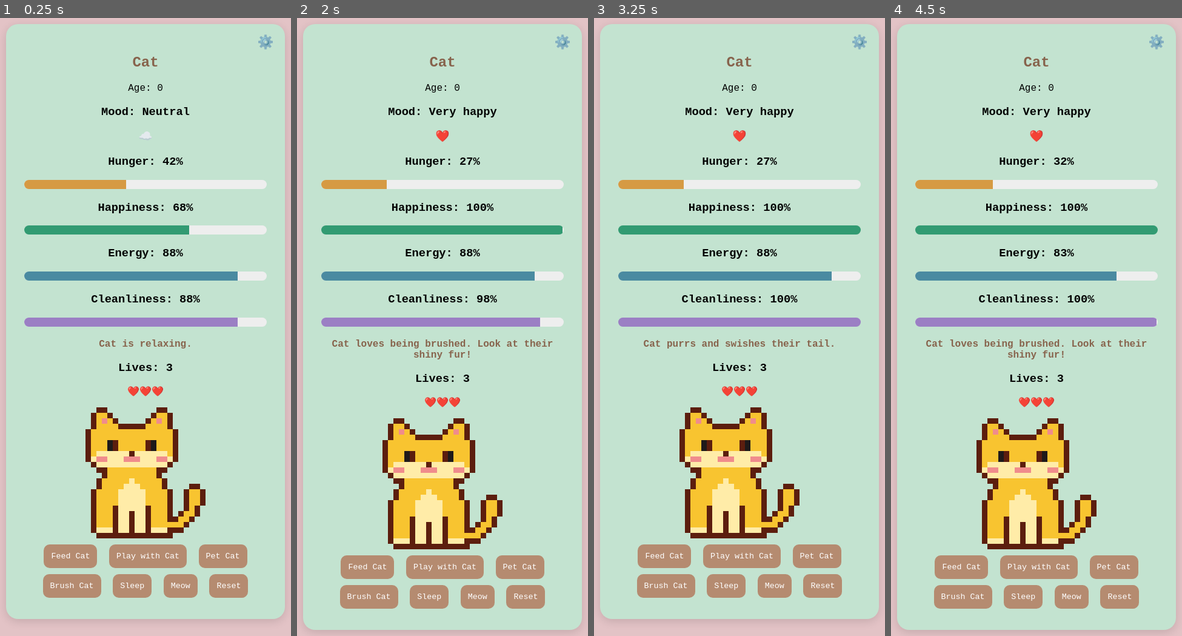
Above: before the commit, frames 1-4 (left to right).
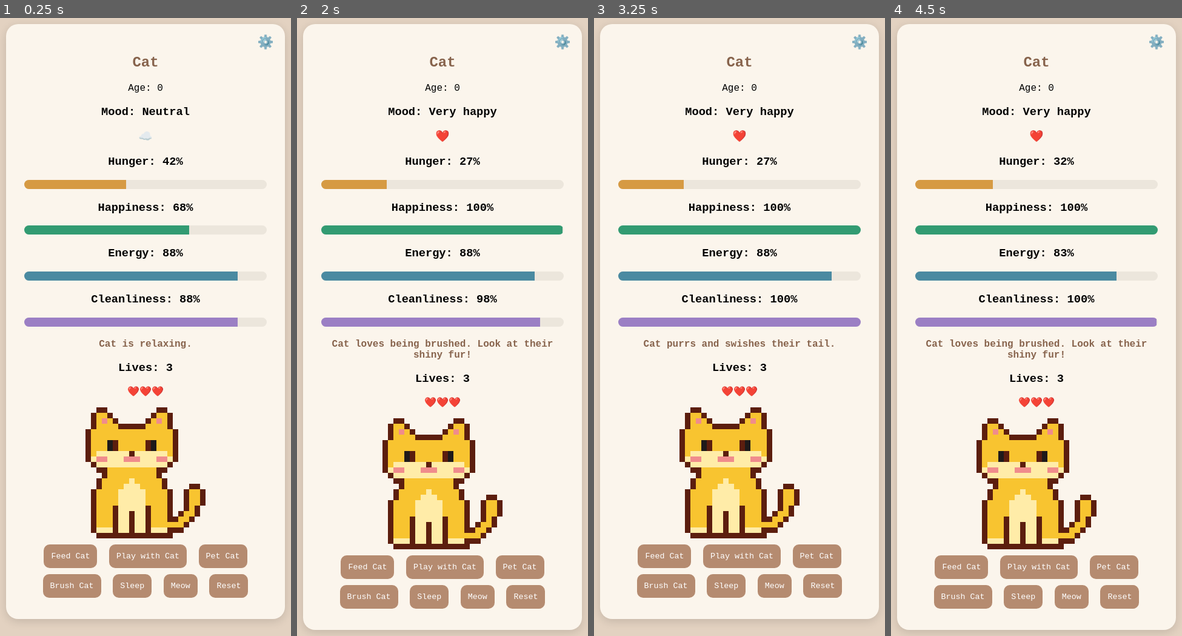
Above: after the commit, the same moments.

Repository: nannaellaraun/cat-game
Game: browser game, page index.html
The game is run twice, just before and just after one commit, with the same random seed, the same clock (stepped at 60 frames per second) and the same inputs.
Inputs:
- Up to frame 1 (0.25 s): no input
- Up to frame 2 (2 s): click "Play with Cat" at 0.27 s; click "Feed Cat" at 1.27 s; click "Brush Cat" at 1.87 s
- Up to frame 3 (3.25 s): click "Brush Cat" at 2.47 s; click "Pet Cat" at 3.07 s
- Up to frame 4 (4.5 s): click "Play with Cat" at 3.67 s; click "Brush Cat" at 4.27 s

The runs differ from the first frame. In frame 1, 76% of the frame differs, in the area x 2-98%, y 0-98%; in frame 2, 77%, in the area x 2-98%, y 0-100%; in frame 3, 75%; in frame 4, 77%.

Commit message:
Switch to latte page and cream card colors
Co-Authored-By: Claude Opus 5.5 <noreply@anthropic.com>

Diff:
--- a/index.html
+++ b/index.html
@@ -5,7 +5,7 @@
 <meta name="viewport" content="width=device-width, initial-scale=1">
 <title>Cat Game</title>
 <!-- Bump ?v= on every update so browsers load the new files, not an old saved copy -->
-<link rel="stylesheet" href="style.css?v=20261105-1">
+<link rel="stylesheet" href="style.css?v=20261105-2">
 </head>
 <body>
 <div class="game">
@@ -95,7 +95,7 @@
   </dialog>
 
 </div>
-<script src="sprites.js?v=20261105-1"></script>
-<script src="game.js?v=20261105-1"></script>
+<script src="sprites.js?v=20261105-2"></script>
+<script src="game.js?v=20261105-2"></script>
 </body>
 </html>
--- a/style.css
+++ b/style.css
@@ -1,5 +1,5 @@
 body {
-  background: #E3C3C6;
+  background: #E3D2C1; /* latte */
   font-family: 'Courier', monospace;
   font-smooth: never;
   -webkit-font-smoothing: none;
@@ -7,7 +7,7 @@
   padding: 40px 16px;
 }
 .game {
-  background: #C3E3D0;
+  background: #FBF5EC; /* cream */
   max-width: 400px;
   margin: auto;
   padding: 30px;
@@ -19,7 +19,7 @@
   color: #87634c;
 }
 .bar {
-  background: #eee;
+  background: #ece6dc;
   height: 15px;
   border-radius: 20px;
   overflow: hidden;
@@ -127,7 +127,7 @@
   max-width: 360px;
   box-sizing: border-box;
   padding: 30px 24px 20px;
-  background: #C3E3D0;
+  background: #FBF5EC;
   border: none;
   border-radius: 20px;
   box-shadow: 0 4px 15px #0003;
